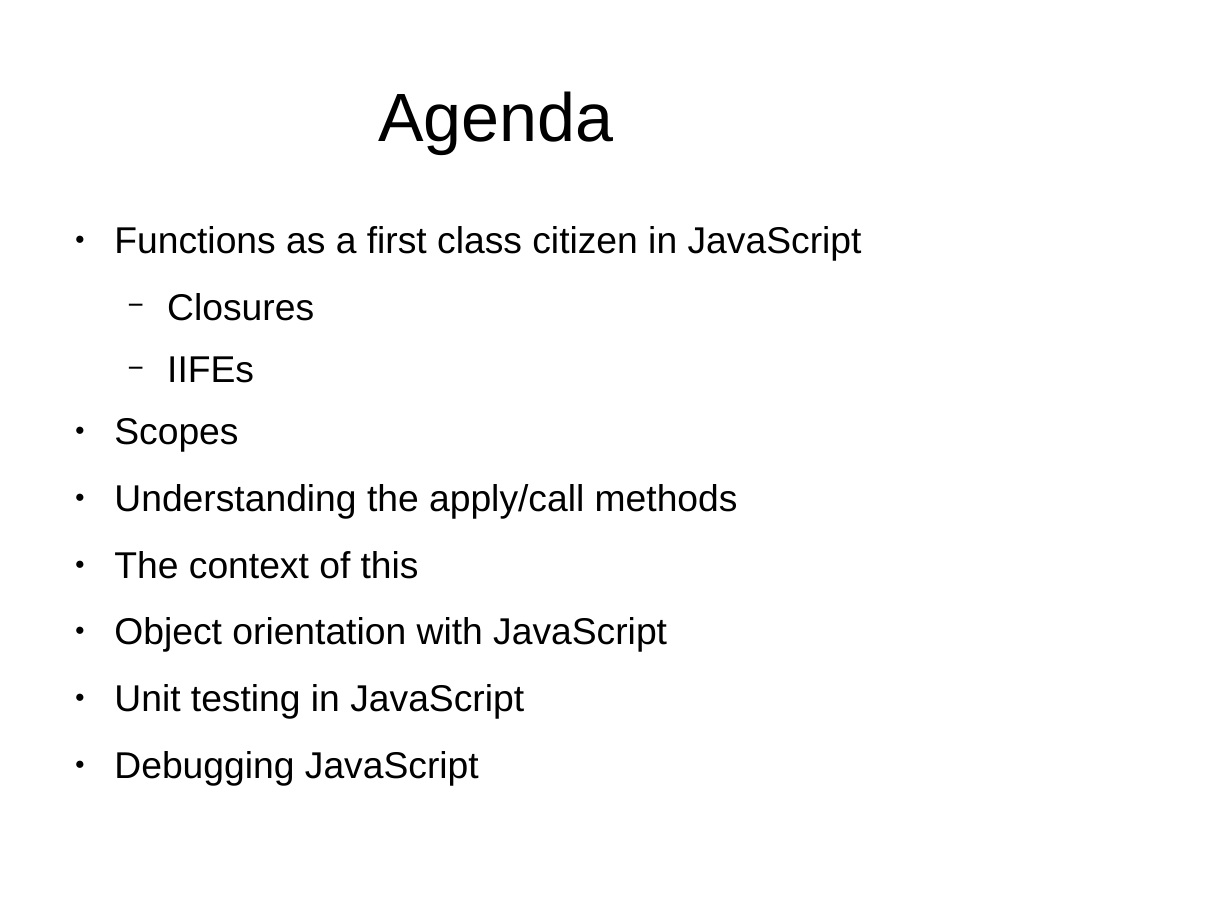
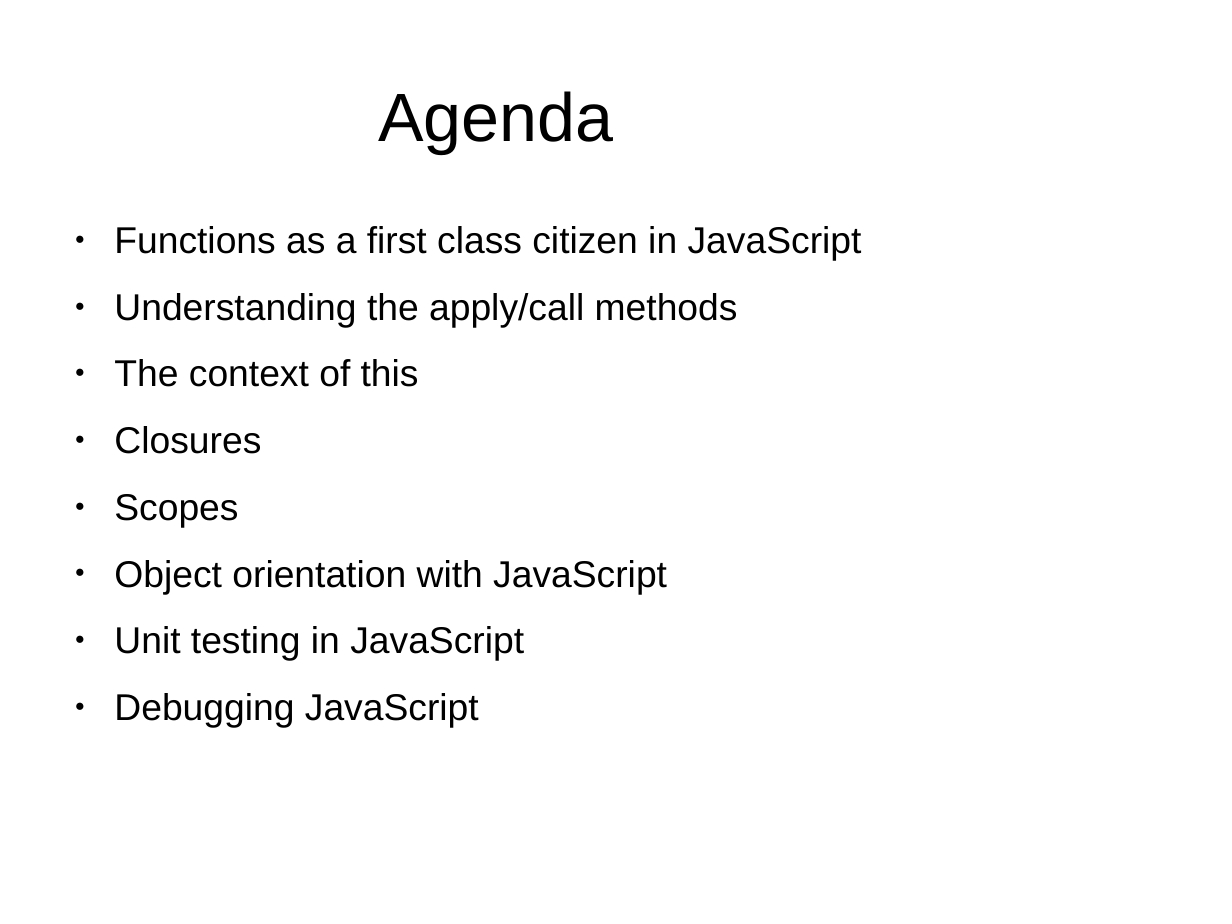
Before and after one commit to tomafc330/presentations, a slide deck: slide 2 of advanced-javascript/presentation.odp. Drawn at 1232x924 pixels with LibreOffice and Linux fonts; fonts in the diff are those of the drawing. Boxes give left, top, right and bottom in pixels: in the first picture for what was removed or moved away, otherwise in the second. Text is boxed around its words. In the diff, an @@ line names an element or a change of style, - is before the commit and + after.

```diff
--- a/advanced-javascript/presentation.odp
+++ b/advanced-javascript/presentation.odp
@@ text at [114, 293, 314, 452]: paragraphs removed @@
-  − Closures
-  − IIFEs
-● Scopes
@@ text at [114, 426, 261, 528]: paragraphs added @@
+● Closures
+● Scopes
```
Also in this commit, not shown: 4 other slides changed, 2 slides added, 7 other files.
